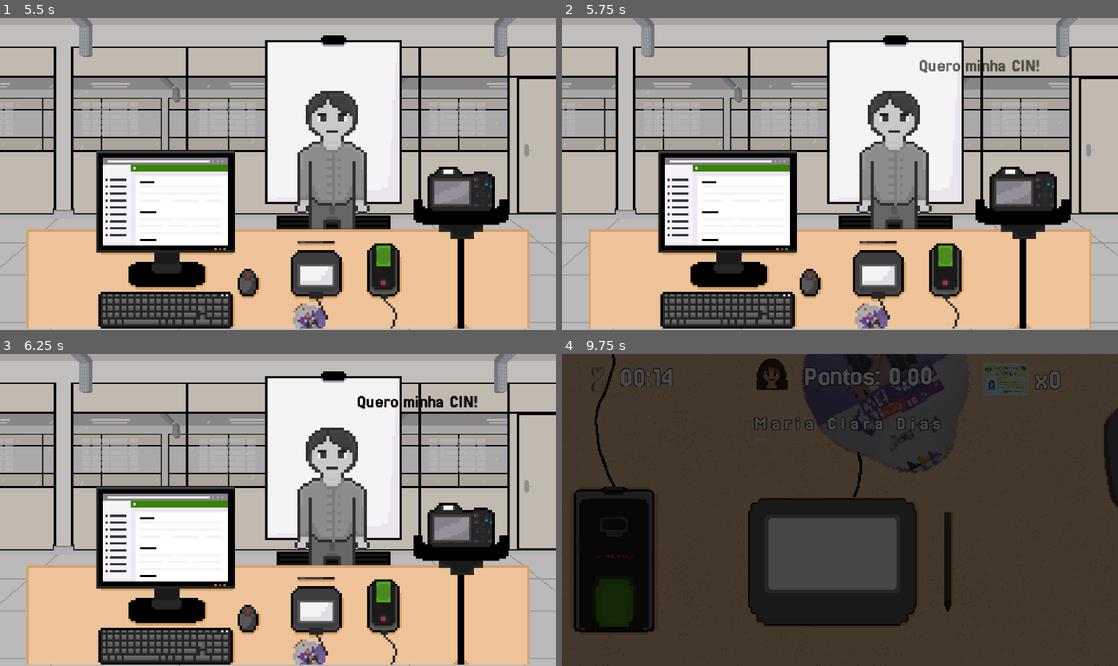
Above: before the commit, frames 1-4 (two rows, left to right).
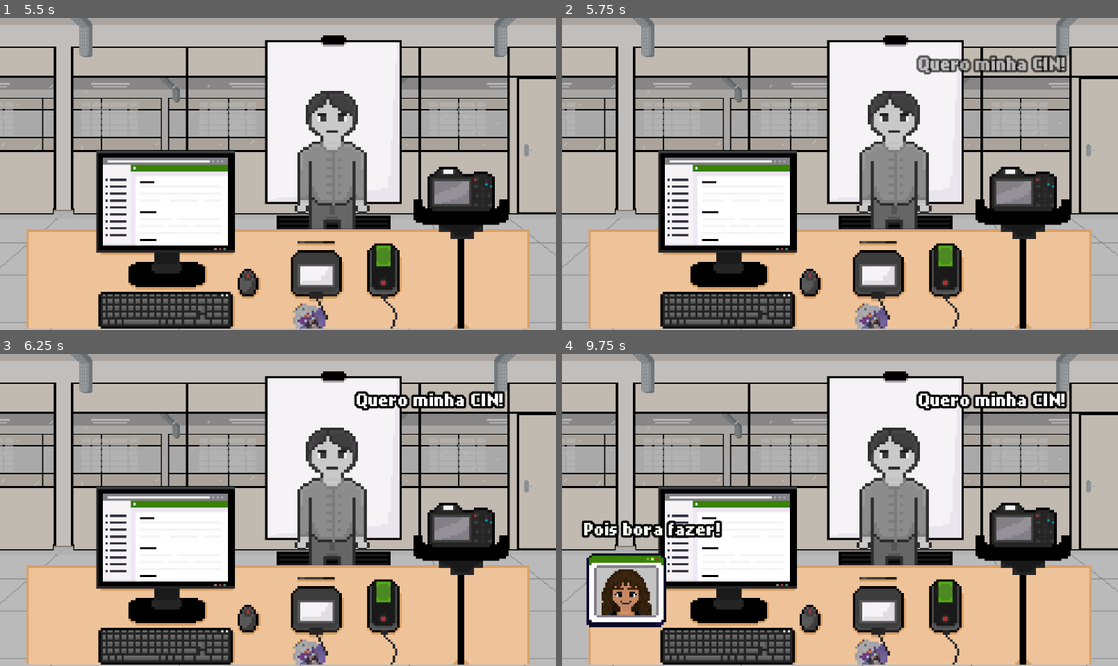
Above: after the commit, the same moments.

Repository: bianca-bezerra/CINExpress
Game: Godot game, scene res://scenes/levels/menu_scene.tscn
The game is run twice, just before and just after one commit, with the same random seed, the same clock (stepped at 60 frames per second) and the same inputs.
Inputs (mouse positions are in pixels of both pictures, inside the frame that each line leads up to):
- Up to frame 1 (5.5 s): click "JOGAR" at 0.5 s; click (283, 139) at 1.27 s; type "Alex" at 1.35 s; click "Voltar" at 2 s; click "Voltar" at 2.75 s; click "Voltar" at 3.5 s; tap Enter (ui_accept) at 4.25, 5.27, 5.3 s; hold Enter (ui_accept) 4.28-5.03 s; tap Space (space) at 5.1 s
- Up to frame 2 (5.75 s): tap Enter (ui_accept) at 5.57 s
- Up to frame 3 (6.25 s): hold Enter (ui_accept) from 5.78 s (still down)
- Up to frame 4 (9.75 s): release Enter (ui_accept) at 6.53 s; tap Space (space) at 6.6, 8, 8.1, 9.6 s; tap Enter (ui_accept) at 6.77, 6.8, 7.07, 7.25, 8.27, 8.3, 8.57 s; hold Enter (ui_accept) 7.28-8.03 s; hold Enter (ui_accept) 8.78-9.53 s

Frame 1 is identical in both runs. In frame 2, 1.0% of the frame differs, in the area x 63-91%, y 11-19%; in frame 3, 1.2%; in frame 4, 97%, in the area x 0-100%, y 0-100%.

Commit message:
feat: adiciona a assistente na telinha

Diff:
--- a/scenes/atendant_sprite.tscn
+++ b/scenes/atendant_sprite.tscn
@@ -1,6 +1,19 @@
-[gd_scene load_steps=7 format=3 uid="uid://dpn374bxbv210"]
+[gd_scene load_steps=11 format=3 uid="uid://dpn374bxbv210"]
 
+[ext_resource type="Texture2D" uid="uid://clgwpriusx4wl" path="res://assets/sprites/characters/atendente_piscando.png" id="1_1q8nq"]
 [ext_resource type="Texture2D" uid="uid://bgcg3bgbefgns" path="res://assets/sprites/characters/atendente.png" id="1_fetmb"]
+
+[sub_resource type="AtlasTexture" id="AtlasTexture_7kq46"]
+atlas = ExtResource("1_1q8nq")
+region = Rect2(0, 0, 32, 32)
+
+[sub_resource type="AtlasTexture" id="AtlasTexture_etspr"]
+atlas = ExtResource("1_1q8nq")
+region = Rect2(32, 0, 32, 32)
+
+[sub_resource type="AtlasTexture" id="AtlasTexture_p3rhi"]
+atlas = ExtResource("1_1q8nq")
+region = Rect2(64, 0, 32, 32)
 
 [sub_resource type="AtlasTexture" id="AtlasTexture_okg68"]
 atlas = ExtResource("1_fetmb")
@@ -20,6 +33,29 @@
 
 [sub_resource type="SpriteFrames" id="SpriteFrames_wbo4m"]
 animations = [{
+"frames": [{
+"duration": 1.0,
+"texture": SubResource("AtlasTexture_7kq46")
+}, {
+"duration": 1.0,
+"texture": SubResource("AtlasTexture_etspr")
+}, {
+"duration": 1.0,
+"texture": SubResource("AtlasTexture_p3rhi")
+}, {
+"duration": 1.0,
+"texture": SubResource("AtlasTexture_p3rhi")
+}, {
+"duration": 1.0,
+"texture": SubResource("AtlasTexture_etspr")
+}, {
+"duration": 1.0,
+"texture": SubResource("AtlasTexture_7kq46")
+}],
+"loop": false,
+"name": &"blink",
+"speed": 5.0
+}, {
 "frames": [{
 "duration": 1.0,
 "texture": SubResource("AtlasTexture_okg68")
@@ -47,6 +83,12 @@
 "texture": SubResource("AtlasTexture_27kvd")
 }, {
 "duration": 1.0,
+"texture": SubResource("AtlasTexture_27kvd")
+}, {
+"duration": 1.0,
+"texture": SubResource("AtlasTexture_27kvd")
+}, {
+"duration": 1.0,
 "texture": SubResource("AtlasTexture_fw2o2")
 }],
 "loop": false,
@@ -56,3 +98,6 @@
 
 [node name="AtendantSprite" type="AnimatedSprite2D"]
 sprite_frames = SubResource("SpriteFrames_wbo4m")
+animation = &"blink"
+frame = 5
+frame_progress = 1.0
--- /dev/null
+++ b/scenes/attendant_group.tscn
@@ -0,0 +1,39 @@
+[gd_scene load_steps=4 format=3 uid="uid://c8nbef86tdjaf"]
+
+[ext_resource type="Script" uid="uid://dkhisvaialj43" path="res://scripts/attendant_group.gd" id="1_pe8il"]
+[ext_resource type="PackedScene" uid="uid://dpn374bxbv210" path="res://scenes/atendant_sprite.tscn" id="1_x44gt"]
+[ext_resource type="Texture2D" uid="uid://bv8djlwxxrn7r" path="res://assets/sprites/quadro.png" id="2_pe8il"]
+
+[node name="AttendantGroup" type="Node2D"]
+scale = Vector2(0.8, 0.8)
+script = ExtResource("1_pe8il")
+
+[node name="ColorRect" type="ColorRect" parent="."]
+offset_left = -34.99324
+offset_top = -29.008156
+offset_right = 37.338608
+offset_bottom = 34.755188
+color = Color(0.77, 0.77, 0.77, 1)
+
+[node name="AtendantSprite" parent="." instance=ExtResource("1_x44gt")]
+position = Vector2(0, -2.910383e-11)
+scale = Vector2(2, 2)
+
+[node name="TextureRect" type="TextureRect" parent="."]
+anchors_preset = 15
+anchor_right = 1.0
+anchor_bottom = 1.0
+offset_left = -41.989513
+offset_top = -45.009792
+offset_right = -2.5791588
+offset_bottom = -4.0228233
+grow_horizontal = 2
+grow_vertical = 2
+scale = Vector2(2.2, 2.2)
+texture = ExtResource("2_pe8il")
+stretch_mode = 4
+
+[node name="Blink" type="Timer" parent="."]
+wait_time = 3.0
+
+[connection signal="timeout" from="Blink" to="." method="_on_blink_timeout"]
--- a/scenes/components/combo_gauge.tscn
+++ b/scenes/components/combo_gauge.tscn
@@ -1,7 +1,8 @@
-[gd_scene load_steps=6 format=3 uid="uid://ctkoma8d2bmey"]
+[gd_scene load_steps=10 format=3 uid="uid://ctkoma8d2bmey"]
 
-[ext_resource type="Script" path="res://scripts/combo_gauge.gd" id="1_4hpbh"]
+[ext_resource type="Script" uid="uid://m0mpun3kg73v" path="res://scripts/combo_gauge.gd" id="1_4hpbh"]
 [ext_resource type="FontFile" uid="uid://dvv4r3rtfie8o" path="res://assets/fonts/Jersey25-Regular.ttf" id="2_t7ecw"]
+[ext_resource type="FontFile" uid="uid://dolnaadbveks2" path="res://assets/fonts/nokiafc22.ttf" id="3_i2jtn"]
 
 [sub_resource type="Animation" id="Animation_t7ecw"]
 length = 0.001
@@ -39,6 +40,18 @@
 &"appearing": SubResource("Animation_4hpbh")
 }
 
+[sub_resource type="StyleBoxFlat" id="StyleBoxFlat_ox0lj"]
+bg_color = Color(0.5686275, 0.5686275, 0.5686275, 0.09411765)
+
+[sub_resource type="StyleBoxFlat" id="StyleBoxFlat_pu52v"]
+bg_color = Color(1, 1, 1, 1)
+border_color = Color(1, 1, 1, 1)
+
+[sub_resource type="Theme" id="Theme_x1qfp"]
+ProgressBar/fonts/font = ExtResource("3_i2jtn")
+ProgressBar/styles/background = SubResource("StyleBoxFlat_ox0lj")
+ProgressBar/styles/fill = SubResource("StyleBoxFlat_pu52v")
+
 [node name="ComboGauge" type="VBoxContainer"]
 offset_left = 5.0
 offset_top = 6.0
@@ -65,7 +78,8 @@
 
 [node name="ProgressBar" type="ProgressBar" parent="."]
 layout_mode = 2
-size_flags_vertical = 4
-theme_override_font_sizes/font_size = 10
-max_value = 0.0
+theme = SubResource("Theme_x1qfp")
+max_value = 1.0
+step = 0.1
+value = 1.0
 show_percentage = false
--- a/scenes/game_manager.tscn
+++ b/scenes/game_manager.tscn
@@ -6,7 +6,6 @@
 
 [node name="GameManager" type="Node"]
 script = ExtResource("1_hwd4i")
-total_game_duration = 15
 
 [node name="GameTimer" type="Timer" parent="."]
 
--- a/scenes/game_ui.tscn
+++ b/scenes/game_ui.tscn
@@ -32,8 +32,8 @@
 [ext_resource type="Texture2D" uid="uid://byo5s364ta2v" path="res://assets/sprites/Inverted Hourglass/Inverted hourglass27.png" id="30_mbdak"]
 [ext_resource type="Texture2D" uid="uid://dkj45j6gkdlw6" path="res://assets/sprites/Star.png" id="31_32nla"]
 [ext_resource type="Texture2D" uid="uid://bydbgey83ieav" path="res://assets/sprites/cin_com_face.png" id="32_h8a34"]
-[ext_resource type="Shader" path="res://assets/sprites/outline.gdshader" id="32_wbo4m"]
-[ext_resource type="PackedScene" uid="uid://dpn374bxbv210" path="res://scenes/atendant_sprite.tscn" id="34_nlan2"]
+[ext_resource type="Shader" uid="uid://ch56waninvx74" path="res://assets/sprites/outline.gdshader" id="32_wbo4m"]
+[ext_resource type="PackedScene" uid="uid://c8nbef86tdjaf" path="res://scenes/attendant_group.tscn" id="34_nlan2"]
 
 [sub_resource type="SpriteFrames" id="SpriteFrames_u001w"]
 animations = [{
@@ -240,10 +240,10 @@
 [node name="TimerLabel" type="Label" parent="."]
 z_index = 10
 z_as_relative = false
-offset_left = 47.99814
-offset_top = 8.011185
-offset_right = 99.99813
-offset_bottom = 33.01119
+offset_left = 38.998848
+offset_top = 5.0090876
+offset_right = 90.99885
+offset_bottom = 30.009087
 pivot_offset = Vector2(35, 13.5)
 theme_override_constants/outline_size = 2
 theme_override_fonts/font = ExtResource("3_u2dgd")
@@ -255,11 +255,12 @@
 [node name="ScoreLabel" type="RichTextLabel" parent="."]
 z_index = 10
 z_as_relative = false
-offset_left = 202.99857
-offset_top = 6.0472965
-offset_right = 382.24268
-offset_bottom = 32.740982
-pivot_offset = Vector2(30, 11)
+clip_contents = false
+offset_left = 182.99857
+offset_top = 6.042636
+offset_right = 292.64462
+offset_bottom = 32.73632
+pivot_offset = Vector2(54, 13)
 theme_override_colors/font_outline_color = Color(0, 0, 0, 1)
 theme_override_constants/outline_size = 2
 theme_override_fonts/normal_font = ExtResource("3_u2dgd")
@@ -267,15 +268,49 @@
 bbcode_enabled = true
 text = "[shake rate=10] Pontos"
 scroll_active = false
+autowrap_mode = 0
+horizontal_alignment = 1
 vertical_alignment = 1
 
+[node name="ComboGauge" parent="." instance=ExtResource("2_rns2u")]
+z_index = 10
+offset_left = 376.98273
+offset_top = 74.08784
+offset_right = 432.98273
+offset_bottom = 110.08783
+scale = Vector2(1.5, 1.5)
+
+[node name="Marker2D" type="Marker2D" parent="."]
+position = Vector2(251.99347, 28.058714)
+
+[node name="TimerAnim" type="AnimatedSprite2D" parent="."]
+process_mode = 3
+position = Vector2(27.995817, 18.006514)
+scale = Vector2(0.5138689, 0.5545886)
+sprite_frames = SubResource("SpriteFrames_u001w")
+frame_progress = 0.8879474
+flip_v = true
+
+[node name="StarAnim" type="AnimatedSprite2D" parent="."]
+process_mode = 3
+visible = false
+position = Vector2(174.9958, 18.040762)
+sprite_frames = SubResource("SpriteFrames_okg68")
+frame_progress = 0.38215315
+
+[node name="WalletSprite" type="Sprite2D" parent="."]
+material = SubResource("ShaderMaterial_nlan2")
+position = Vector2(407.99533, 20.095055)
+scale = Vector2(0.3, 0.3)
+texture = ExtResource("32_h8a34")
+
 [node name="WalletLabel" type="Label" parent="."]
 z_index = 10
 z_as_relative = false
-offset_left = 407.99774
-offset_top = 10.095062
-offset_right = 469.99774
-offset_bottom = 35.095062
+offset_left = 432.99835
+offset_top = 8.100887
+offset_right = 494.99835
+offset_bottom = 33.100887
 pivot_offset = Vector2(30, 11)
 theme_override_colors/font_outline_color = Color(0, 0, 0, 1)
 theme_override_constants/outline_size = 2
@@ -283,37 +318,5 @@
 theme_override_font_sizes/font_size = 24
 text = "x8"
 
-[node name="ComboGauge" parent="." instance=ExtResource("2_rns2u")]
-z_index = 10
-offset_left = 381.96112
-offset_top = 167.08902
-offset_right = 437.96112
-offset_bottom = 203.08902
-scale = Vector2(1.5, 1.5)
-
-[node name="Marker2D" type="Marker2D" parent="."]
-position = Vector2(251.99347, 28.058714)
-
-[node name="TimerAnim" type="AnimatedSprite2D" parent="."]
-process_mode = 3
-position = Vector2(30.994873, 22.007221)
-scale = Vector2(0.7178579, 0.7178579)
-sprite_frames = SubResource("SpriteFrames_u001w")
-frame_progress = 0.8879474
-flip_v = true
-
-[node name="StarAnim" type="AnimatedSprite2D" parent="."]
-process_mode = 3
-visible = false
-position = Vector2(174.9958, 18.040762)
-sprite_frames = SubResource("SpriteFrames_okg68")
-frame_progress = 0.38215315
-
-[node name="WalletSprite" type="Sprite2D" parent="."]
-material = SubResource("ShaderMaterial_nlan2")
-position = Vector2(382.99478, 22.089233)
-scale = Vector2(0.4, 0.4)
-texture = ExtResource("32_h8a34")
-
-[node name="AtendantSprite" parent="." instance=ExtResource("34_nlan2")]
-position = Vector2(180.99648, 15.042182)
+[node name="AttendantGroup" parent="." instance=ExtResource("34_nlan2")]
+position = Vector2(404.96616, 154.11069)
--- a/scenes/intro_scene.tscn
+++ b/scenes/intro_scene.tscn
@@ -1,11 +1,12 @@
-[gd_scene load_steps=7 format=3 uid="uid://da41xmrnkmogj"]
+[gd_scene load_steps=8 format=3 uid="uid://da41xmrnkmogj"]
 
 [ext_resource type="Script" uid="uid://dv3lw4gjitsir" path="res://scripts/intro_scene.gd" id="1_0y5sa"]
 [ext_resource type="Texture2D" uid="uid://by82q4ftiity4" path="res://assets/sprites/fundo (1).png" id="2_8wqor"]
 [ext_resource type="Texture2D" uid="uid://dpl87mrmqms8c" path="res://assets/sprites/cenario_icd.png" id="2_gsw8x"]
 [ext_resource type="Texture2D" uid="uid://ctfykn6rocyg1" path="res://assets/sprites/characters/lule_feliz.png" id="3_jkhwn"]
 [ext_resource type="Texture2D" uid="uid://b6l4aa6vplmsf" path="res://assets/sprites/cenario_icd_sem_biomio.png" id="4_tij55"]
-[ext_resource type="FontFile" uid="uid://dvv4r3rtfie8o" path="res://assets/fonts/Jersey25-Regular.ttf" id="5_tij55"]
+[ext_resource type="PackedScene" uid="uid://c8nbef86tdjaf" path="res://scenes/attendant_group.tscn" id="7_0f06d"]
+[ext_resource type="FontFile" uid="uid://dolnaadbveks2" path="res://assets/fonts/nokiafc22.ttf" id="7_01j2m"]
 
 [node name="IntroScene" type="Node2D"]
 script = ExtResource("1_0y5sa")
@@ -36,23 +37,34 @@
 offset_top = 33.0
 offset_right = 416.0
 offset_bottom = 56.0
-theme_override_colors/font_color = Color(0, 0, 0, 1)
-theme_override_fonts/font = ExtResource("5_tij55")
+theme_override_colors/font_color = Color(1, 1, 1, 1)
+theme_override_colors/font_outline_color = Color(0, 0, 0, 1)
+theme_override_constants/outline_size = 8
+theme_override_fonts/font = ExtResource("7_01j2m")
+theme_override_font_sizes/font_size = 12
 
 [node name="TextoInstrucao" type="Label" parent="."]
-offset_left = 73.00001
-offset_top = 100.00001
-offset_right = 250.49997
-offset_bottom = 118.00001
+offset_left = 61.000004
+offset_top = 98.00001
+offset_right = 286.0
+offset_bottom = 116.00001
 scale = Vector2(0.8, 0.8)
-theme_override_fonts/font = ExtResource("5_tij55")
-theme_override_font_sizes/font_size = 15
+theme_override_colors/font_outline_color = Color(0, 0, 0, 1)
+theme_override_constants/outline_size = 5
+theme_override_fonts/font = ExtResource("7_01j2m")
+theme_override_font_sizes/font_size = 12
 text = "Pressione ESPAÇO para iniciar!"
 
 [node name="BalaoFalaAtendente" type="Label" parent="."]
-offset_left = 41.0
-offset_top = 82.0
-offset_right = 81.0
-offset_bottom = 105.0
-theme_override_colors/font_color = Color(0, 0, 0, 1)
-theme_override_fonts/font = ExtResource("5_tij55")
+offset_left = 19.0
+offset_top = 145.0
+offset_right = 59.0
+offset_bottom = 168.0
+theme_override_colors/font_color = Color(0.96482104, 0.99999994, 0.95156556, 1)
+theme_override_colors/font_outline_color = Color(0, 0, 0, 1)
+theme_override_constants/outline_size = 8
+theme_override_fonts/font = ExtResource("7_01j2m")
+theme_override_font_sizes/font_size = 12
+
+[node name="AttendantGroup" parent="." instance=ExtResource("7_0f06d")]
+position = Vector2(-52, 204)
--- /dev/null
+++ b/scripts/attendant_group.gd
@@ -0,0 +1,14 @@
+extends Node2D
+@onready var sprite: AnimatedSprite2D = $AtendantSprite
+@onready var blink_timer: Timer = $Blink
+
+var in_idle = true
+
+func _ready() -> void:
+	blink_timer.start()
+
+func _on_blink_timeout() -> void:
+	var time = randi_range(3, 5)
+	if in_idle:
+		sprite.play("blink")
+		blink_timer.start(time)
--- a/scripts/game_ui.gd
+++ b/scripts/game_ui.gd
@@ -7,7 +7,10 @@
 @onready var score_label = $ScoreLabel
 @onready var timer_anim = $TimerAnim
 @onready var star_anim = $StarAnim
-@onready var attendant_sprite: AnimatedSprite2D = $AtendantSprite
+@onready var attendant_group = $AttendantGroup
+@onready var attendant_sprite: AnimatedSprite2D = $AttendantGroup/AtendantSprite
+@onready var attendant_group_default_scale = attendant_group.scale
+@onready var attendant_group_default_pos = attendant_group.position
 
 var floating_text_scene: PackedScene = preload("res://scenes/components/floating_text.tscn")
 
@@ -37,12 +40,15 @@
 func _handle_animated_attendant():
 	pass
 
-func _process(_delta: float) -> void:
+var _ac = 0
+func _process(delta: float) -> void:
+	_ac += delta
 	update_score_text()
 	var timer: Timer = GameManager.game_timer
 	timer_progress.text = _format_time(timer.time_left)
 	wallet.text = "x%d" % PlayerManager.get_cin_count()
 	_check_time_warning(timer.time_left)
+	attendant_group.position.x = attendant_group_default_pos.x + 1 * sin(_ac * 3) * 5
 
 func _check_time_warning(remaining_time: float):
 	# Quando o tempo estiver abaixo de 10 segundos, dispara a animação
@@ -102,12 +108,12 @@
 	_current_shake_intensity = 0
 
 func _play_attendant_happy_animation():
-	$AtendantSprite.play("default")
+	attendant_sprite.play("default")
 	var tween = get_tree().create_tween()
 	tween.set_ease(Tween.EASE_IN_OUT)
 	tween.set_trans(Tween.TRANS_ELASTIC)
-	tween.tween_property($AtendantSprite, "scale", Vector2(1.3, 1.3), 0.3)
-	tween.tween_property($AtendantSprite, "scale", Vector2(1, 1), 0.3)
+	tween.tween_property(attendant_group, "scale", attendant_group_default_scale + Vector2(0.3, 0.3), 0.3)
+	tween.tween_property(attendant_group, "scale", attendant_group_default_scale, 0.3)
 
 func _play_score_animation():
 	var tween = get_tree().create_tween()
@@ -157,5 +163,5 @@
 	var tween = get_tree().create_tween()
 	tween.set_trans(Tween.TRANS_SINE)
 	tween.set_ease(Tween.EASE_IN_OUT)
-	tween.tween_property($AtendantSprite, "scale", Vector2(1.2, 1.2), 0.15)
-	tween.tween_property($AtendantSprite, "scale", Vector2(1, 1), 0.15)
+	tween.tween_property(attendant_group, "scale", attendant_group_default_scale + Vector2(0.3, 0.3), 0.3)
+	tween.tween_property(attendant_group, "scale", attendant_group_default_scale, 0.3)
--- a/scripts/intro_scene.gd
+++ b/scripts/intro_scene.gd
@@ -5,6 +5,7 @@
 @onready var balao_fala = $BalaoFala
 @onready var balao_fala_atendente = $BalaoFalaAtendente
 @onready var texto_instrucao = $TextoInstrucao
+@onready var atendente = $AttendantGroup
 
 var posicao_inicial_x = 59
 var posicao_final_x = 288
@@ -94,6 +95,9 @@
 	balao_fala_atendente.modulate.a = 0
 	var tween = create_tween()
 	tween.tween_property(balao_fala_atendente, "modulate:a", 1.0, 0.3)
+	tween.set_trans(Tween.TRANS_ELASTIC)
+	await tween.finished
+
 
 func animar_piscar_texto():
 	if not texto_instrucao:
@@ -102,6 +106,17 @@
 	tween.set_loops()
 	tween.tween_property(texto_instrucao, "modulate:a", 0.3, 0.5)
 	tween.tween_property(texto_instrucao, "modulate:a", 1.0, 0.5)
+	await tween.finished
+
+func atentente_surgindo_esquerda():
+	var tween_movimento = create_tween()
+	atendente.in_idle = false
+	atendente.sprite.animation = "default"
+	atendente.sprite.frame = 1
+	tween_movimento.tween_property(atendente, "position:x", 55, 1.0)\
+		.set_trans(Tween.TRANS_ELASTIC).set_ease(Tween.EASE_IN_OUT)
+	await tween_movimento.finished
+
 
 func _input(event):
 	if pode_iniciar and not jogo_iniciado:
@@ -115,6 +130,7 @@
 	if texto_instrucao:
 		texto_instrucao.visible = false
 
+	await atentente_surgindo_esquerda()
 	mostrar_fala_atendente("Pois bora fazer!")
 	await get_tree().create_timer(1.5).timeout
 
Binary file added: assets/sprites/Sprite-0004.png
Not shown, added: assets/sprites/Sprite-0004.png.import
Binary file added: assets/sprites/characters/atendente_piscando.png
Not shown, added: assets/sprites/characters/atendente_piscando.png.import
Binary file added: assets/sprites/moldura atendente.ase
Binary file added: assets/sprites/over.png
Not shown, added: assets/sprites/over.png.import
Binary file added: assets/sprites/progress.png
Not shown, added: assets/sprites/progress.png.import
Binary file added: assets/sprites/quadro.png
Not shown, added: assets/sprites/quadro.png.import
Not shown, added: scripts/attendant_group.gd.uid
